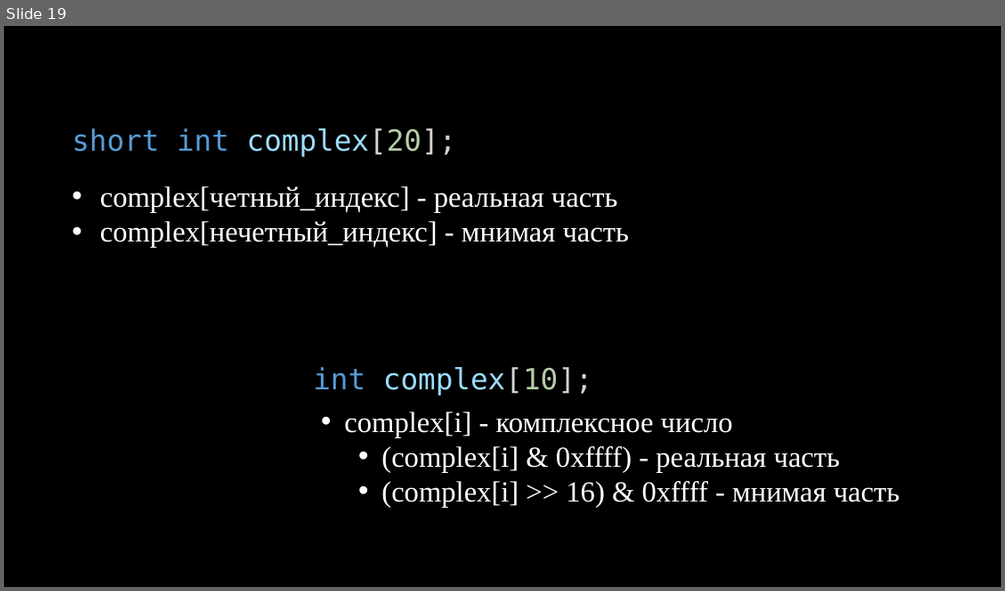
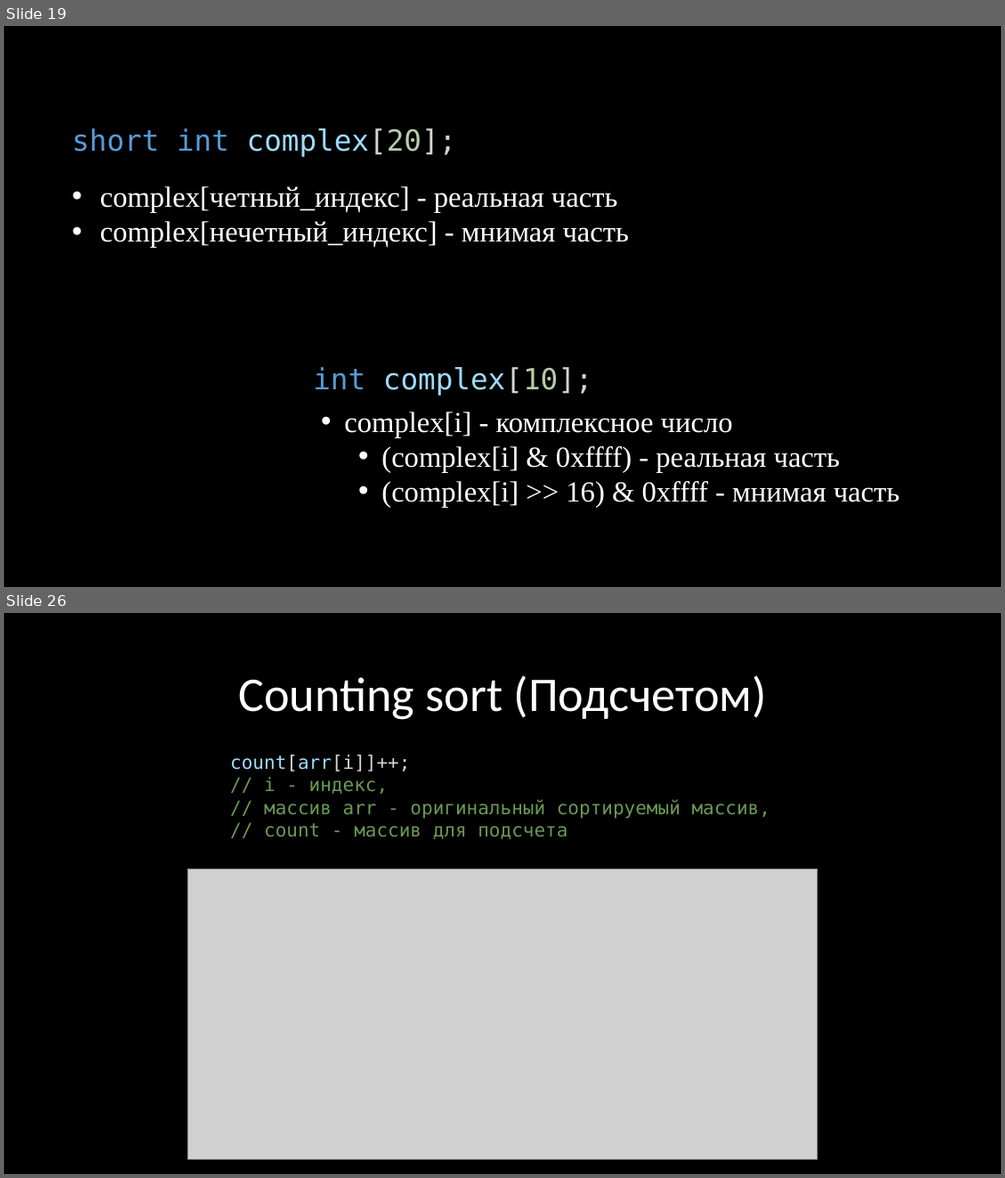
Before and after one commit to kruffka/C-Programming, a slide deck: 5_arrays/5_arrays.pptx. Shown one above the other, each under a label of ours: slide 19 before the commit, slides 19 and 26 after it; the slides between them are not shown. The pictures are 1005x591 and 1005x1178 pixels, drawn with LibreOffice and Linux fonts; fonts in the diff are those of the drawing; grey boxes stand for pictures. Boxes give left, top, right and bottom in pixels: in the first picture for what was removed or moved away, otherwise in the second. Text is boxed around its words. In the diff, an @@ line names an element or a change of style, - is before the commit and + after.

```diff
--- a/5_arrays/5_arrays.pptx
+++ b/5_arrays/5_arrays.pptx
@@ slide 26 added at (4,613,1001,1174), background #000000 @@
@@ text added at (238,675,767,720), 46.5 pt, text #FFFFFF @@
+Counting sort (Подсчетом)
@@ text added at (230,755,770,839), 18 pt, text #6A9955 @@
+count[arr[i]]++;
+// i - индекс,
+// массив arr - оригинальный сортируемый массив,
+// count - массив для подсчета
@@ picture added at (188,868,817,1159) @@
```
Also in this commit, not shown: 23 other slides added, 1 slide removed, 6 other files.
